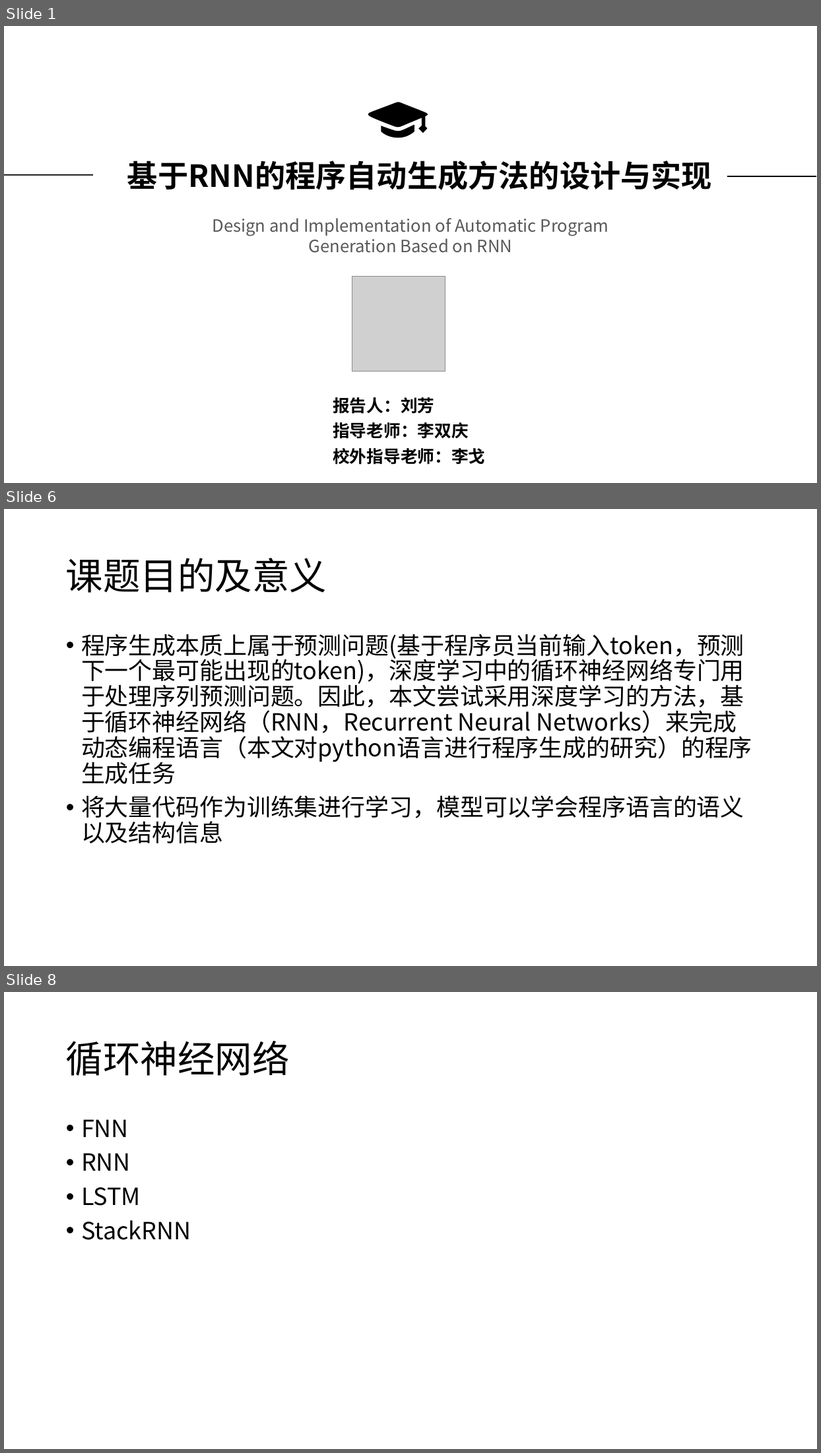
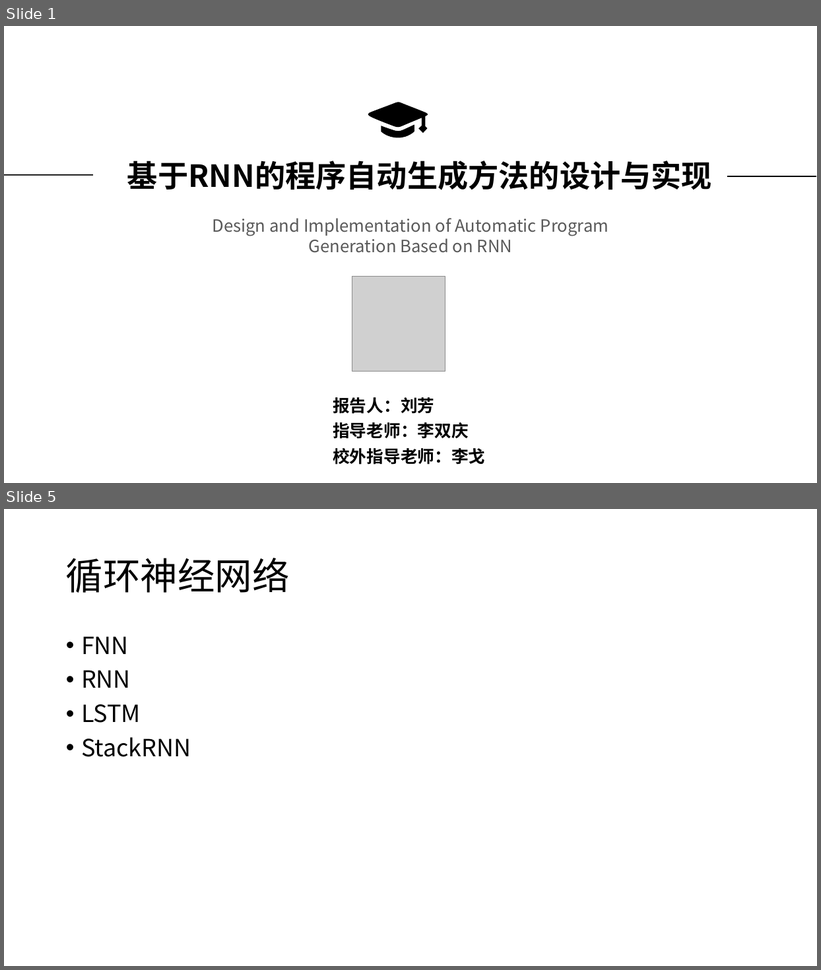
Before and after one commit to sfzhou5678/lstm, a slide deck: 毕业答辩.pptx. Shown one above the other, each under a label of ours: slides 1, 6 and 8 before the commit, slides 1 and 5 after it; the slides between them are not shown. The pictures are 821x1453 and 821x970 pixels, drawn with LibreOffice and Linux fonts; fonts in the diff are those of the drawing; grey boxes stand for pictures. Boxes give left, top, right and bottom in pixels: in the first picture for what was removed or moved away, otherwise in the second. Text is boxed around its words. In the diff, an @@ line names an element or a change of style, - is before the commit and + after.

Commit message:
2017-5-25  PPT框架初步完成，论文小小修改

```diff
--- a/毕业答辩.pptx
+++ b/毕业答辩.pptx
@@ slide 6 removed at (4, 509, 817, 966), background #FFFFFF @@
@@ title removed at (66, 558, 327, 593) @@
-课题目的及意义
@@ text removed at (81, 634, 752, 844) @@
-• 程序生成本质上属于预测问题(基于程序员当前输入token，预测下一个最可能出现的token)，深度学习中的循环神经网络专门用于处理序列预测问题。因此，本文尝试采用深度学习的方法，基于循环神经网络（RNN，Recurrent Neural Networks）来完成动态编程语言（本文对python语言进行程序生成的研究）的程序生成任务
-• 将大量代码作为训练集进行学习，模型可以学会程序语言的语义以及结构信息
@@ what was slide 8 is now slide 5 @@
```
Also in this commit, not shown: 6 slides changed, 20 slides added, 4 other slides removed, 1 other file.
